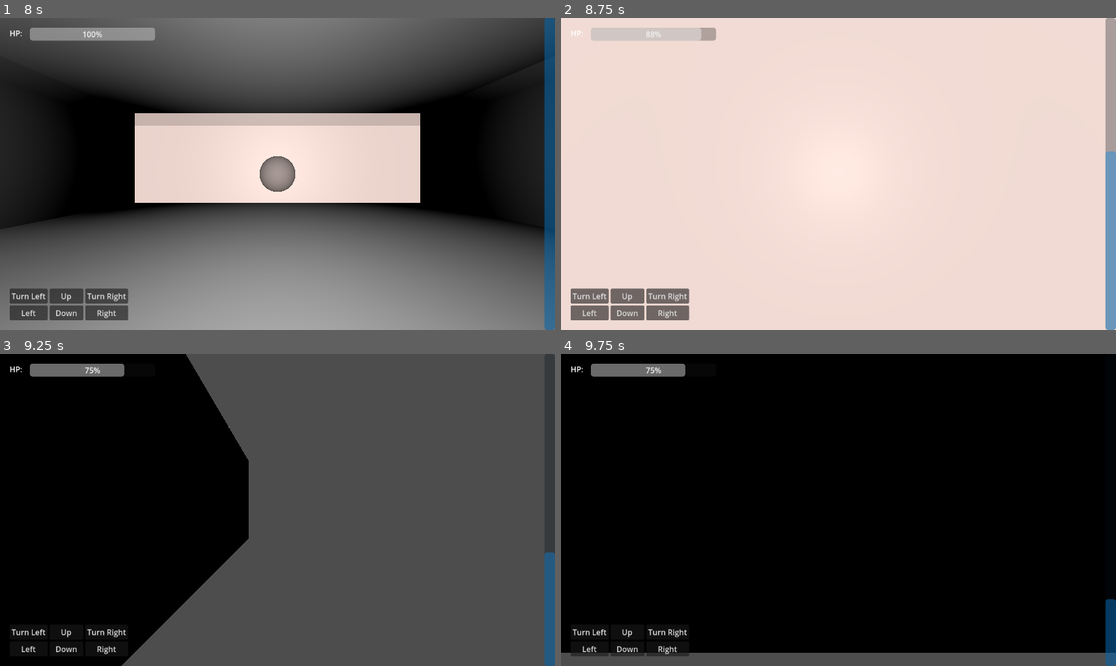
Above: before the commit, frames 1-4 (two rows, left to right).
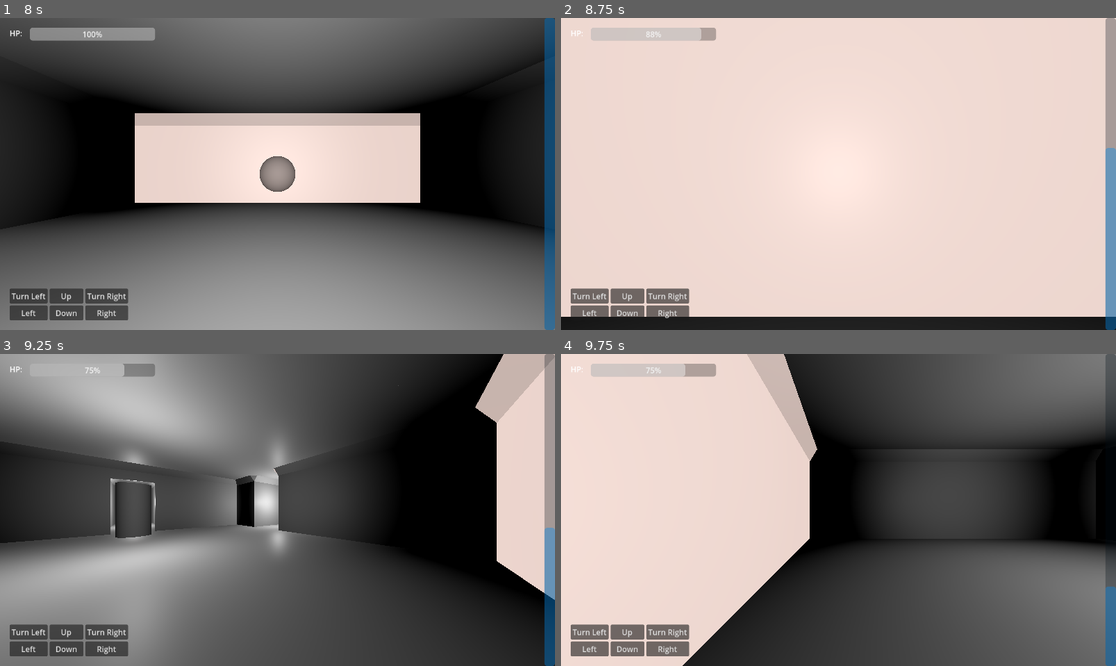
Above: after the commit, the same moments.

Repository: LegandGame/Dungeon-Crawler-Jam-2025
Game: Godot game, scene res://Environment/test_scene.tscn
Two runs of this game, one before a commit and one after it. Both use one fixed random seed, a clock stepped at 60 frames per second and the inputs below.
Inputs (mouse positions are in pixels of both pictures, inside the frame that each line leads up to):
- Up to frame 1 (8 s): click "Turn Left" at 0.5 s; click "Up" at 1.25 s; click "Turn Right" at 2 s; click "Left" at 2.75 s; click "Down" at 3.5 s; click "Right" at 4.25 s; tap Enter at 5 s; move the mouse to (399, 158) at 5.02 s; hold D (strafe_right) 5.03-5.78 s; hold E (turn_clock) 5.03-5.78 s; click (399, 158) at 5.17 s; move the mouse to (166, 189) at 5.77 s; hold S (move_back) 5.78-6.53 s; tap Q (turn_counter) at 5.85 s; move the mouse to (333, 105) at 6.52 s; hold D (strafe_right) 6.53-7.25 s; hold Space (wait) 6.53-7.25 s; click "New Game" at 7.25 s
- Up to frame 2 (8.75 s): tap Space (wait) at 8 s; move the mouse to (810, 236) at 8.02 s; hold W (move_forward) from 8.03 s (still down); tap E (turn_clock) at 8.1 s; click (810, 236) at 8.17 s
- Up to frame 3 (9.25 s): move the mouse to (444, 556) at 8.77 s; release W (move_forward) at 8.78 s; hold A (strafe_left) from 8.78 s (still down); hold Q (turn_counter) from 8.78 s (still down)
- Up to frame 4 (9.75 s): keep holding A (strafe_left); move the mouse to (672, 463) at 9.52 s; release Q (turn_counter) at 9.53 s; tap Space (wait) at 9.6 s

Frame 1 is identical in both runs. In frame 2, 4.3% of the frame differs, in the area x 0-100%, y 41-100%; in frame 3, 79%; in frame 4, 88%, in the area x 0-100%, y 0-100%.

Commit message:
fixed collision layers
fixed the collision layers on text_scene so the player can't walk through walls

Diff:
--- a/Entites/player/player.gd
+++ b/Entites/player/player.gd
@@ -47,7 +47,7 @@
 	health.damage(damage)
 	player_HealthChange.emit(MAX_HP,health.health)
 	if health.health <= 0:
-		get_tree().reload_current_scene()
+		get_tree().call_deferred("reload_current_scene")
 
 func moveForward() -> void:
 	if not rayFront.is_colliding():
--- a/Environment/test_scene.tscn
+++ b/Environment/test_scene.tscn
@@ -134,6 +134,8 @@
 transform = Transform3D(1, 0, 0, 0, 1, 0, 0, 0, 1, 9, 0, 1)
 mesh_library = ExtResource("7_gbb08")
 cell_center_y = false
+collision_layer = 2
+collision_mask = 5
 data = {
 "cells": PackedInt32Array(65531, 65534, 3, 65531, 65535, 3, 65531, 0, 3, 65530, 0, 3, 65530, 65535, 3, 65530, 65534, 3, …(437 unchanged characters)…
 }
